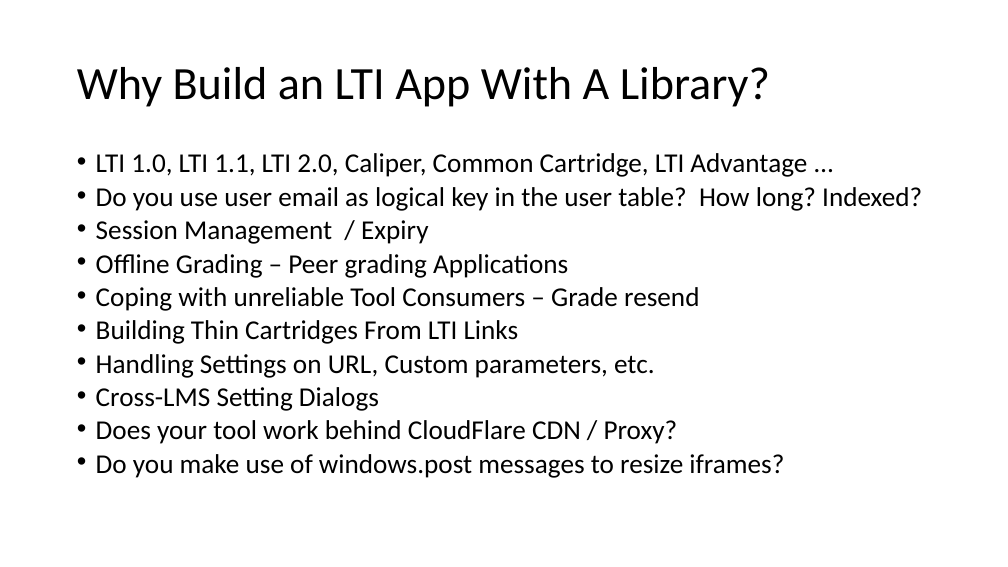
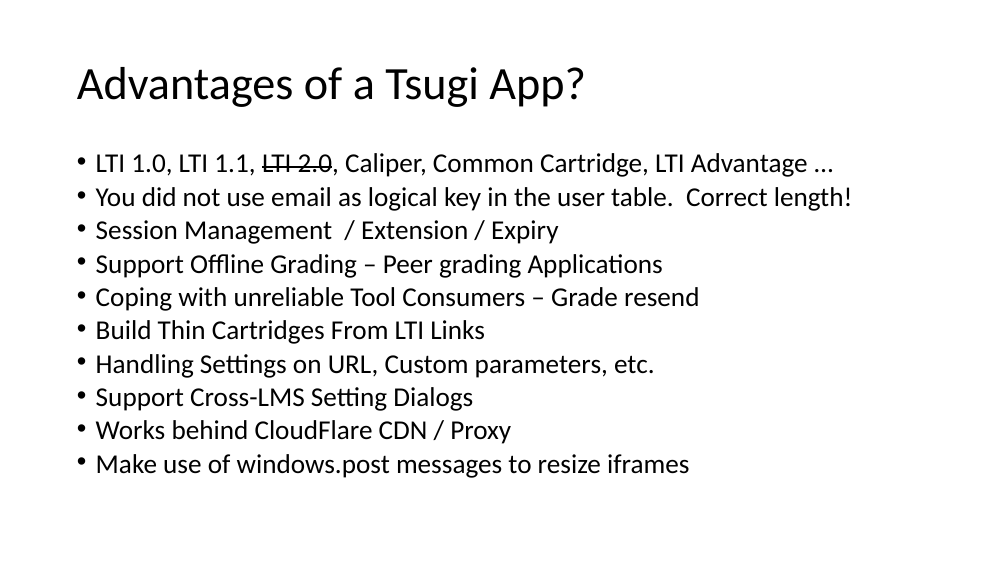
Before and after one commit to csev/talks, a slide deck: slide 4 of 2018/2018-05-Tsugi-Tech.pptx. Drawn at 1008x567 pixels with LibreOffice and Linux fonts; fonts in the diff are those of the drawing. Boxes give left, top, right and bottom in pixels: in the first picture for what was removed or moved away, otherwise in the second. Text is boxed around its words. In the diff, an @@ line names an element or a change of style, - is before the commit and + after.

Commit message:
First cut of workshop

```diff
--- a/2018/2018-05-Tsugi-Tech.pptx
+++ b/2018/2018-05-Tsugi-Tech.pptx
@@ title at (77,67,586,107): text changed @@
-Why Build an LTI App With A Library?
+Advantages of a Tsugi App?
@@ text at (96,153,808,177): strikethrough on in "LTI 2.0," @@
@@ text at (96,187,853,278): text changed @@
-• Do you use user email as logical key in the user table? How long? Indexed?
-• Session Management / Expiry
-• Offline Grading – Peer grading Applications
+• You did not use email as logical key in the user table. Correct length!
+• Session Management / Extension / Expiry
+• Support Offline Grading – Peer grading Applications
@@ text at (96,320,485,344): text changed @@
-• Building Thin Cartridges From LTI Links
+• Build Thin Cartridges From LTI Links
@@ text at (96,387,689,478): text changed @@
-• Cross-LMS Setting Dialogs
-• Does your tool work behind CloudFlare CDN / Proxy?
-• Do you make use of windows.post messages to resize iframes?
+• Support Cross-LMS Setting Dialogs
+• Works behind CloudFlare CDN / Proxy
+• Make use of windows.post messages to resize iframes
```
Also in this commit, not shown: 2 other slides changed, 4 slides added, 2 other files.
